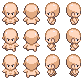
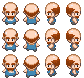
The second 84 × 78 image is a revision of the first. Changes to its layers:
added layer "Weisses Haar" above "Braunes Haar" over [3, 5, 79, 72]
added layer "Graue Stiefel" above "Bandana" over [5, 22, 78, 78]
added layer "Latzhose" above "Offenes Flanellhemd-Kopie" over [5, 17, 79, 76]
added layer "Unterhemd" above "Augenbrauen-Kopie" over [6, 17, 15, 74]
renamed "Hoenn_People_Overworlds_WIP_by_Kymotonian.png" to "Basis", painted on it over [3, 5, 79, 78]
